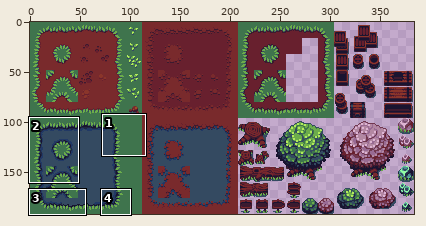
File history of a sprite sheet, Assets/Sprites/TileSprites/newsheet.png. Above: a wide view before the commit, with the close-up outlined.
Close-up. Earlier state:
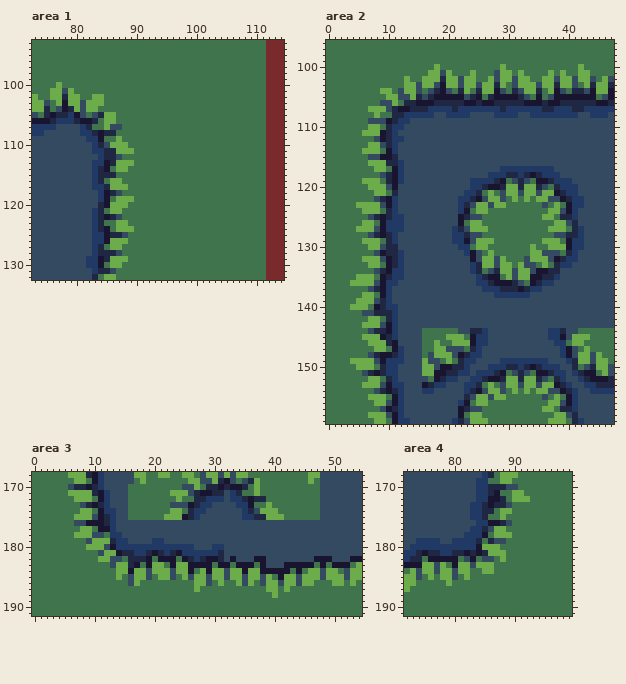
The file is 384x192 pixels. Shown: area 1: x 73..114, y 93..132; area 2: x 0..47, y 96..159; area 3: x 0..54, y 168..191; area 4: x 72..99, y 168..191.
After:
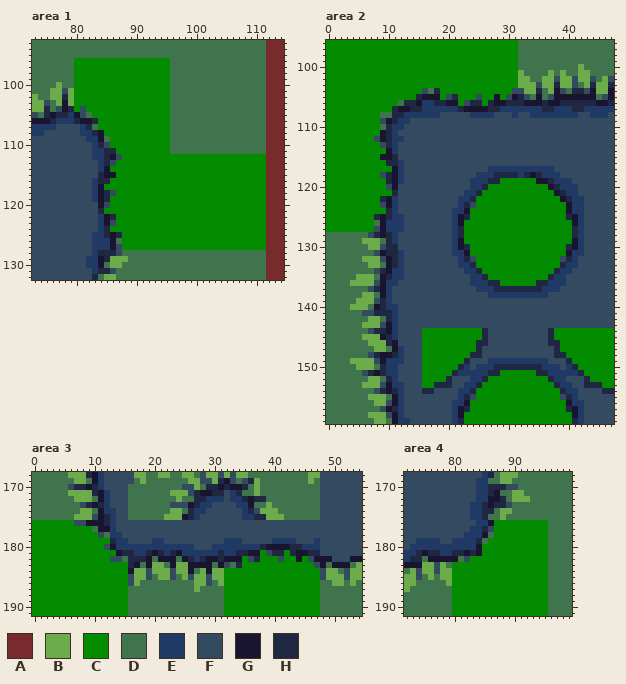
Palette (. is transparent): A #792a2c  B #6cac4b  C #048c00  D #3f744d  E #213965  F #344a61  G #191430  H #202742
Log entry: redid the tiles
Changes in this commit:
Changed rows in their new state; - is an unchanged pixel.
Area 1:
first column x 80:
 96 CCCCCCCCCCCCCCCC----------------
 97 CCCCCCCCCCCCCCCC----------------
 98 CCCCCCCCCCCCCCCC----------------
 99 CCCCCCCCCCCCCCCC----------------
100 CCCCCCCCCCCCCCCC----------------
101 CCCCCCCCCCCCCCCC----------------
102 CCCCCCCCCCCCCCCC----------------
103 CCCCCCCCCCCCCCCC----------------
104 C-CCCCCCCCCCCCCC----------------
105 ---CCCCCCCCCCCCC----------------
106 ----CCCCCCCCCCCC----------------
107 ----CCCCCCCCCCCC----------------
108 -----CCCCCCCCCCC----------------
109 ------CCCCCCCCCC----------------
110 ------CCCCCCCCCC----------------
111 -------CCCCCCCCC----------------
112 ---E--G-CCCCCCCCCCCCCCCCCCCCCCCC
113 ---F-HFCCCCCCCCCCCCCCCCCCCCCCCCC
114 ---FE-CCCCCCCCCCCCCCCCCCCCCCCCCC
115 ---F-GGCCCCCCCCCCCCCCCCCCCCCCCCC
116 -----HCCCCCCCCCCCCCCCCCCCCCCCCCC
117 ----GCCCCCCCCCCCCCCCCCCCCCCCCCCC
118 ---EGHFCCCCCCCCCCCCCCCCCCCCCCCCC
119 ---EGHCCCCCCCCCCCCCCCCCCCCCCCCCC
120 ----GFCCCCCCCCCCCCCCCCCCCCCCCCCC
121 ---F-CCCCCCCCCCCCCCCCCCCCCCCCCCC
122 ---FE--CCCCCCCCCCCCCCCCCCCCCCCCC
123 ---FEGFCCCCCCCCCCCCCCCCCCCCCCCCC
124 ---FEHCCCCCCCCCCCCCCCCCCCCCCCCCC
125 -----HG-CCCCCCCCCCCCCCCCCCCCCCCC
126 -----EGDCCCCCCCCCCCCCCCCCCCCCCCC
127 ----EEGFCCCCCCCCCCCCCCCCCCCCCCCC
Area 2:
first column x 0:
 96 CCCCCCCCCCCCCCCCCCCCCCCCCCCCCCCC-----------
 97 CCCCCCCCCCCCCCCCCCCCCCCCCCCCCCCC-----------
 98 CCCCCCCCCCCCCCCCCCCCCCCCCCCCCCCC-----------
 99 CCCCCCCCCCCCCCCCCCCCCCCCCCCCCCCC-----------
100 CCCCCCCCCCCCCCCCCCCCCCCCCCCCCCCC-----------
101 CCCCCCCCCCCCCCCCCCCCCCCCCCCCCCCC-----------
102 CCCCCCCCCCCCCCCCCCCCCCCCCCCCCCCC-----------
103 CCCCCCCCCCCCCCCCCCCCCCCCCCCCCCCC-----------
104 CCCCCCCCCCCCCCCCFD-CCCCCCCCCCCCF-----------
105 CCCCCCCCCCCCCCC-GG-CFHCCCFCC-CF------------
106 CCCCCCCCCCCC----EE--GGCFH-CHGG-------------
107 CCCCCCCCCCC-----E----EHGGGGHHE-------------
108 CCCCCCCCC---------E-FFFFEEEEFFF------------
109 CCCCCCCCC----------------------------------
110 CCCCCCCCC----------------------------------
111 CCCCCCCCC----------------------------------
112 CCCCCCCC-----------------------------------
113 CCCCCCCCC----------------------------------
114 CCCCCCCCCC---------------------------------
115 CCCCCCCCC----------------------------------
116 CCCCCCCCCC---------------------------------
117 CCCCCCCCCCC----------------EE--------------
118 CCCCCCCCC----------------EE-HH-------------
119 CCCCCCCCCC-----------------H-CCCCCC--------
120 CCCCCCCCCC-----------------CCCCCCCCCCG-----
121 CCCCCCCCCCC---------------CCCCCCCCCCCC-----
122 CCCCCCCCC----------------CCCCCCCCCCCCCC----
123 CCCCCCCCC----------------CCCCCCCCCCCCCCC---
124 CCCCCCCCCC-----------E--CCCCCCCCCCCCCCCC--E
125 CCCCCCCC-------------E--CCCCCCCCCCCCCCCC-GE
126 CCCCCCCC-------------E-CCCCCCCCCCCCCCCCCCGE
127 CCCCCCCC---------------CCCCCCCCCCCCCCCCCC--
128 ----------------------HCCCCCCCCCCCCCCCCCC--
129 ----------------------GCCCCCCCCCCCCCCCCCCG-
130 ---------------------EGHCCCCCCCCCCCCCCCCHG-
131 ---------------------EEGCCCCCCCCCCCCCCCCG-E
132 ----------------------EHFCCCCCCCCCCCCCCFH--
133 ----------------------EEHCCCCCCCCCCCCCCH-E-
134 -----------------------E--CCCCCCCCCCCC-EE--
135 ------------------------E--CCCCCCCCCC--E---
136 ------------------------E---HCCCCCC-H-EE---
137 -------------------------E--H---H-HHEEE----
138 ---------------------------E------EEE------
first column x 16:
144 CCCCCCCCCCH----------HCCCCCCCCCC
145 CCCCCCCCCCH----------HCCCCCCCCCC
146 CCCCCCCCCHH----------HHCCCCCCCCC
147 CCCCCCCCCH------------HCCCCCCCCC
148 CCCCCCCCHH------------HHCCCCCCCC
149 CCCCCCCHF--EE-----------HCCCCCCC
150 CCCCCC---EE-HH--H-H-----E-CCCCCC
151 CCCCC---E--H-CCCCCCHHE--E--CCCCC
152 CCCCHF-----CCCCCCCCCCHE---F-CCCC
153 CCHHH-----CCCCCCCCCCCCHE---HH-CC
154 HH----E--CCCCCCCCCCCCCCHE---FFHH
155 ------E--CCCCCCCCCCCCCCFH-------
156 -----E--CCCCCCCCCCCCCCCC--E-----
157 -----E--CCCCCCCCCCCCCCCC-GE-----
158 -----E-CCCCCCCCCCCCCCCCCCGE-----
159 -------CCCCCCCCCCCCCCCCCC-------
Area 3:
first column x 0:
176 CCCCCCC-----------------------------------------
177 CCCCCCCCCC--------------------------------------
178 CCCCCCCCCCC-------------------------------------
179 CCCCCCCCCCCCC-------------------EEE-----EEEE---E
180 CCCCCCCCCCCC--------------------EEEEEEHGGGGHHEEE
181 CCCCCCCCCCCCCC------------------EEHHGGC-HHCHGGHH
182 CCCCCCCCCCCCC-------------------G-GC-HCCC-CCGC--
183 CCCCCCCCCCCCCCCC----------------F-HCCCCCCCCCCCCF
184 CCCCCCCCCCCCCCCC----------------CCCCCCCCCCCCCCCC
185 CCCCCCCCCCCCCCCC----------------CCCCCCCCCCCCCCCC
186 CCCCCCCCCCCCCCCC----------------CCCCCCCCCCCCCCCC
187 CCCCCCCCCCCCCCCC----------------CCCCCCCCCCCCCCCC
188 CCCCCCCCCCCCCCCC----------------CCCCCCCCCCCCCCCC
189 CCCCCCCCCCCCCCCC----------------CCCCCCCCCCCCCCCC
190 CCCCCCCCCCCCCCCC----------------CCCCCCCCCCCCCCCC
191 CCCCCCCCCCCCCCCC----------------CCCCCCCCCCCCCCCC
Area 4:
first column x 80:
176 -------CCCCCCCCC
177 -------CCCCCCCCC
178 -------CCCCCCCCC
179 ------CCCCCCCCCC
180 -----CCCCCCCCCCC
181 -----CCCCCCCCCCC
182 ---CCCCCCCCCCCCC
183 CCCCCCCCCCCCCCCC
184 CCCCCCCCCCCCCCCC
185 CCCCCCCCCCCCCCCC
186 CCCCCCCCCCCCCCCC
187 CCCCCCCCCCCCCCCC
188 CCCCCCCCCCCCCCCC
189 CCCCCCCCCCCCCCCC
190 CCCCCCCCCCCCCCCC
191 CCCCCCCCCCCCCCCC
